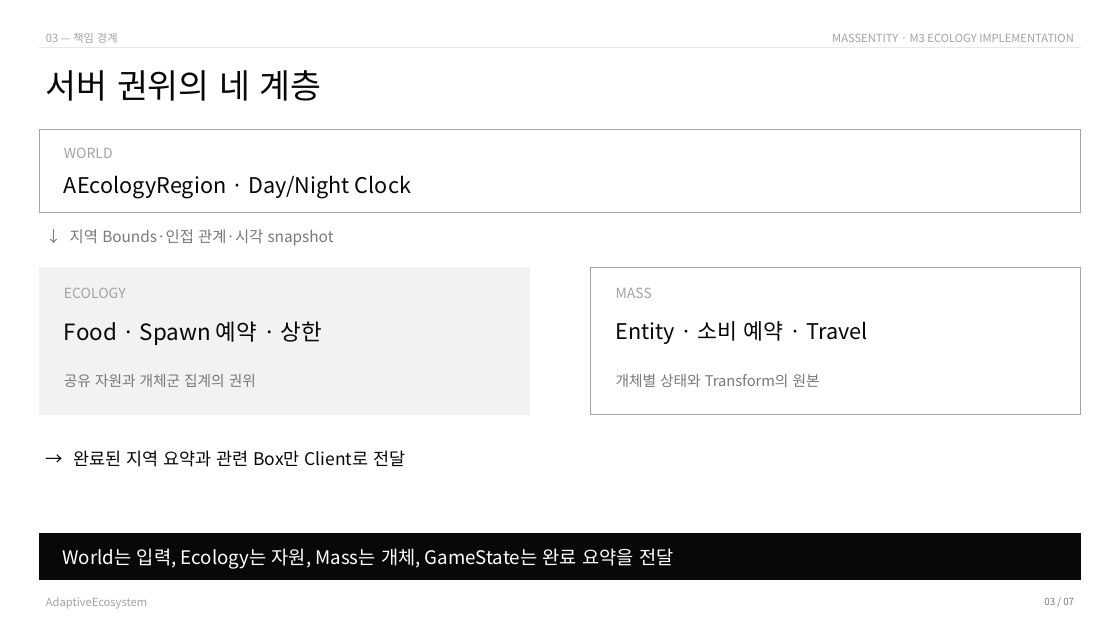
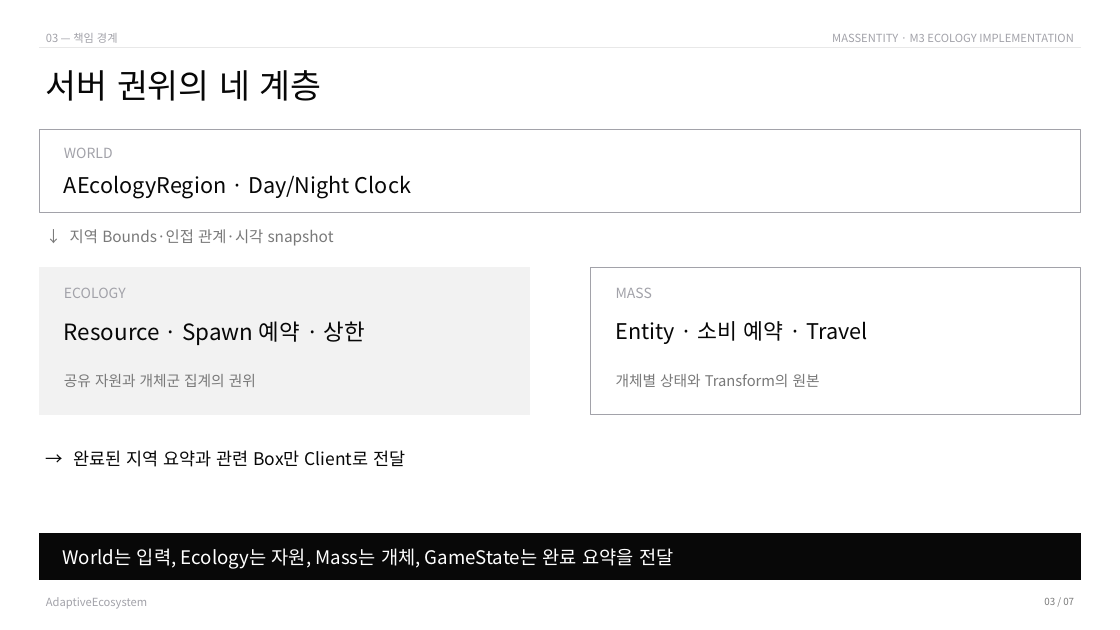
Before and after one commit to wonkii/AdaptiveEcosystem, a slide deck: slide 3 of AdaptiveEcosystem/Docs/Roadmap/M3/Presentation/[겜캡디]10-02_장원준.pptx. Drawn at 1120x630 pixels with LibreOffice and Linux fonts; fonts in the diff are those of the drawing. Boxes give left, top, right and bottom in pixels: in the first picture for what was removed or moved away, otherwise in the second. Text is boxed around its words. In the diff, an @@ line names an element or a change of style, - is before the commit and + after.

```diff
--- a/AdaptiveEcosystem/Docs/Roadmap/M3/Presentation/[겜캡디]10-02_장원준.pptx
+++ b/AdaptiveEcosystem/Docs/Roadmap/M3/Presentation/[겜캡디]10-02_장원준.pptx
@@ text at box(64, 321, 365, 345): text changed @@
-Food · Spawn 예약 · 상한
+Resource · Spawn 예약 · 상한
```
Also in this commit, not shown: 2 other slides changed, 17 other files.
